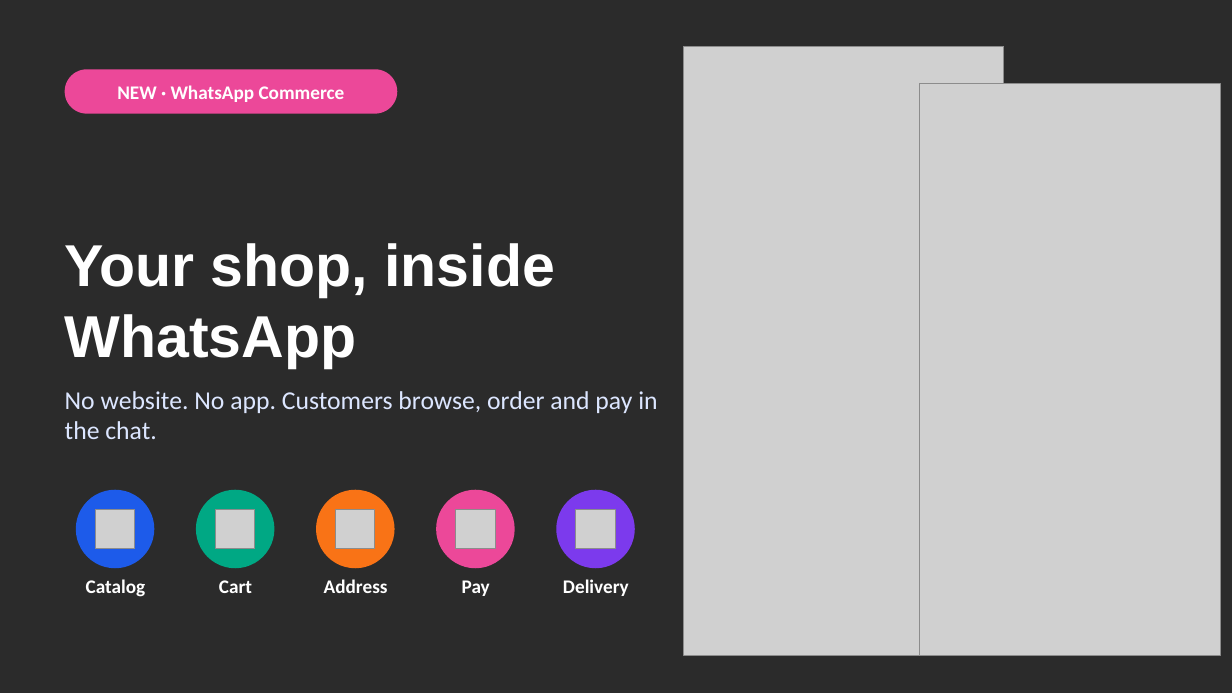
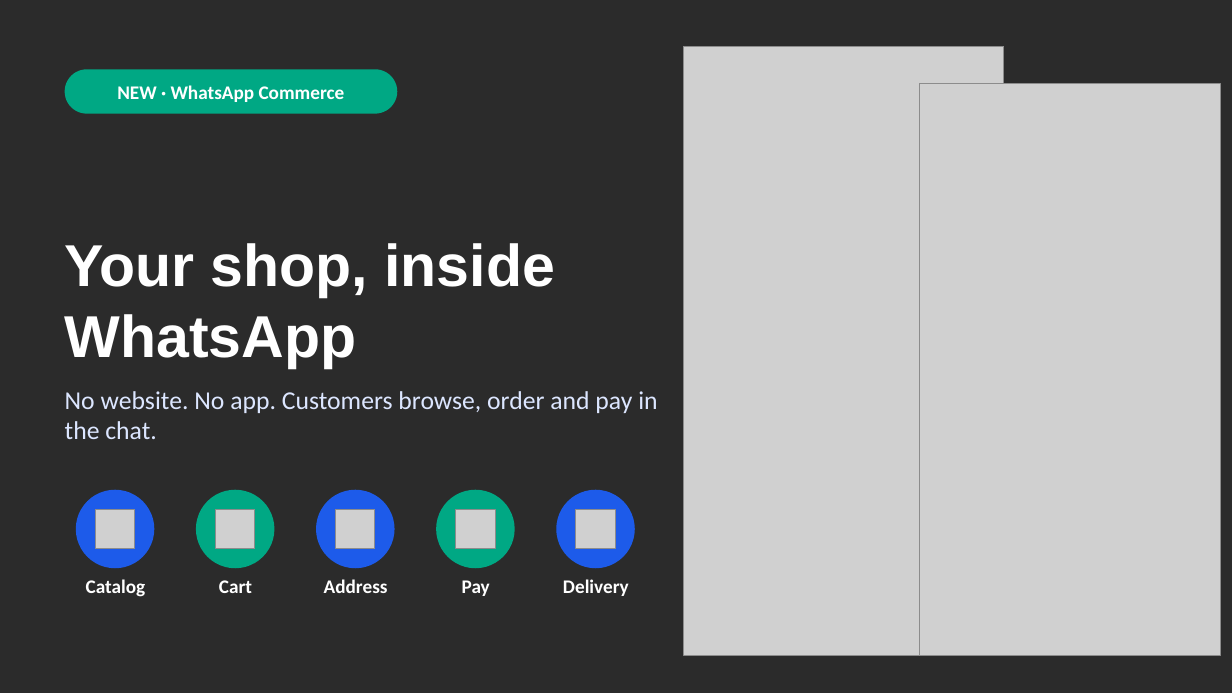
Before and after one commit to tejachennu/Marketing-CRM, a slide deck: slide 9 of docs/presentations/WAMA-CRM-Client-Presentation.pptx (slide 7 before the commit). Drawn at 1232x693 pixels with LibreOffice and Linux fonts; fonts in the diff are those of the drawing; grey boxes stand for pictures; background and template pictures are left out; a plain dark background stands for a picture behind light text. Boxes give left, top, right and bottom in pixels: in the first picture for what was removed or moved away, otherwise in the second. Text is boxed around its words. In the diff, an @@ line names an element or a change of style, - is before the commit and + after.

```diff
--- a/docs/presentations/WAMA-CRM-Client-Presentation.pptx
+++ b/docs/presentations/WAMA-CRM-Client-Presentation.pptx
@@ rounded rectangle at (x1=65, y1=69, x2=397, y2=114): fill #EC4899 to #00A884 @@
@@ ellipse at (x1=316, y1=490, x2=395, y2=568): fill #F97316 to #1D5BEA @@
@@ ellipse at (x1=436, y1=490, x2=515, y2=568): fill #EC4899 to #00A884 @@
@@ ellipse at (x1=556, y1=490, x2=635, y2=568): fill #7C3AED to #1D5BEA @@
```
Also in this commit, not shown: 12 other slides changed, 2 slides added, 1 slide removed, 9 other files.
